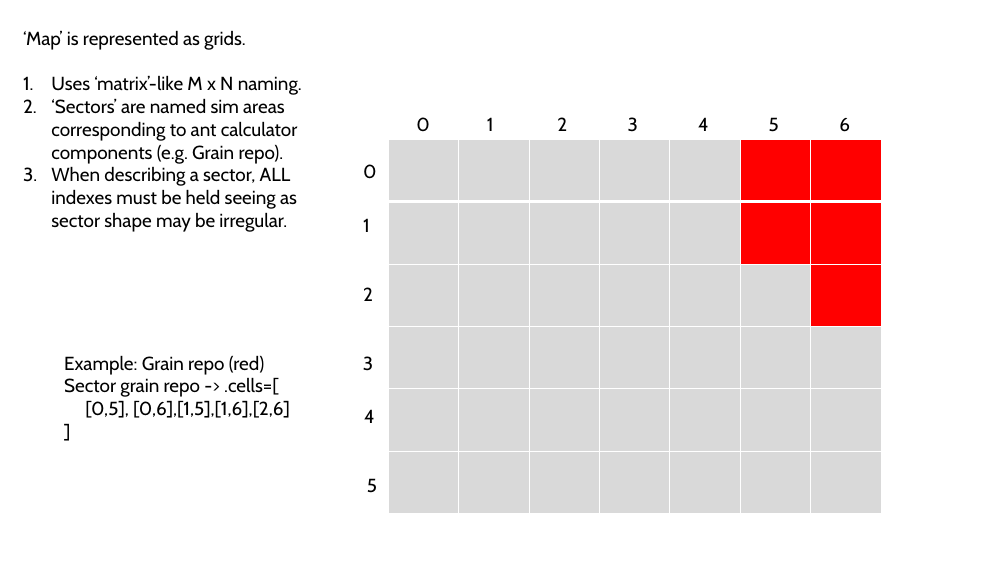
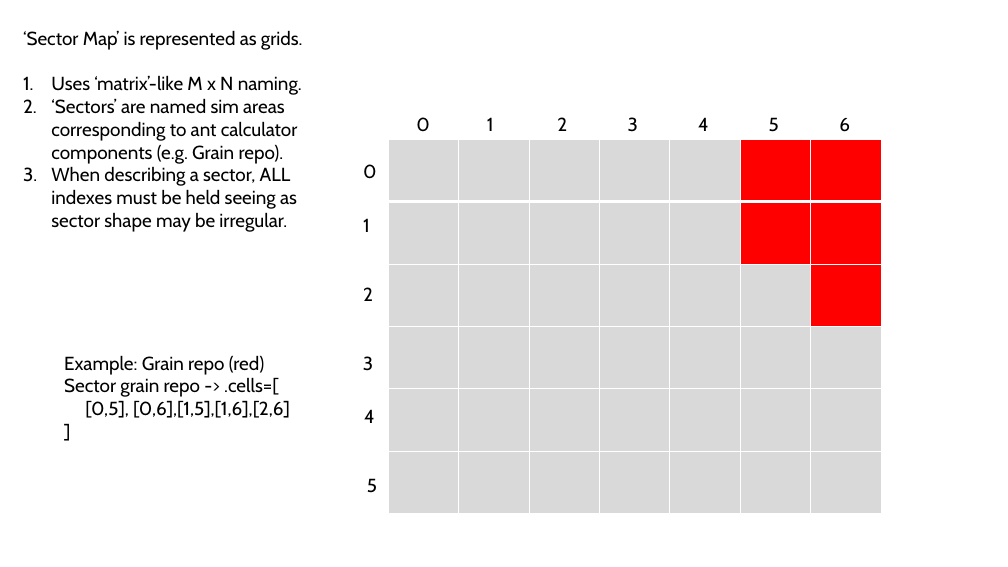
Before and after one commit to John-Cap/Ant-Colony-Calculator-Simulator, a slide deck: slide 11 of design/brainstorming/ant_board.pptx. Drawn at 1008x567 pixels with LibreOffice and Linux fonts; fonts in the diff are those of the drawing. Boxes give left, top, right and bottom in pixels: in the first picture for what was removed or moved away, otherwise in the second. Text is boxed around its words. In the diff, an @@ line names an element or a change of style, - is before the commit and + after.

```diff
--- a/design/brainstorming/ant_board.pptx
+++ b/design/brainstorming/ant_board.pptx
@@ text at [23, 30, 303, 50]: text changed @@
-‘Map’ is represented as grids.
+‘Sector Map’ is represented as grids.
```
Also in this commit, not shown: 9 slides added, 37 other files.
